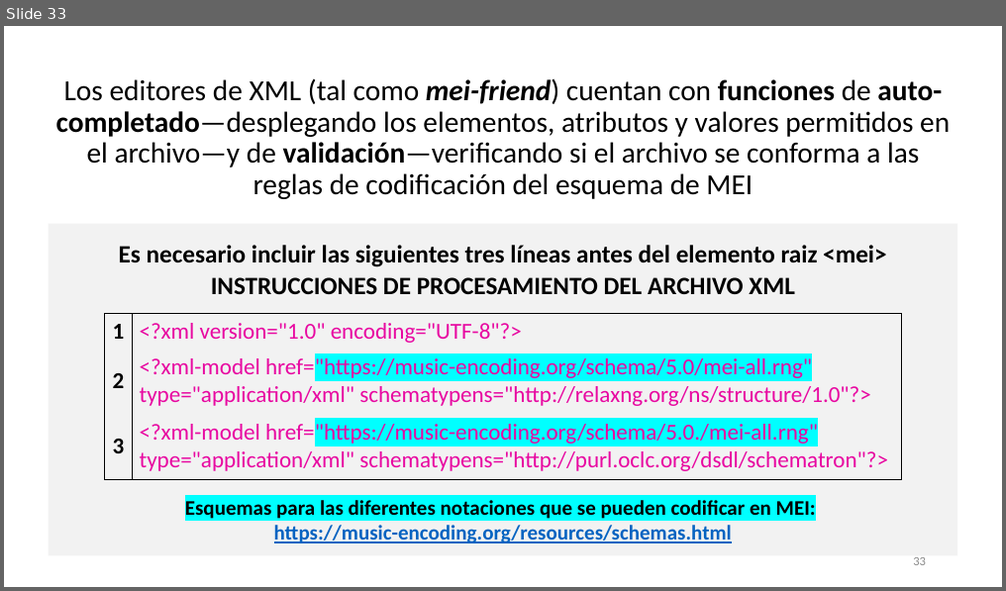
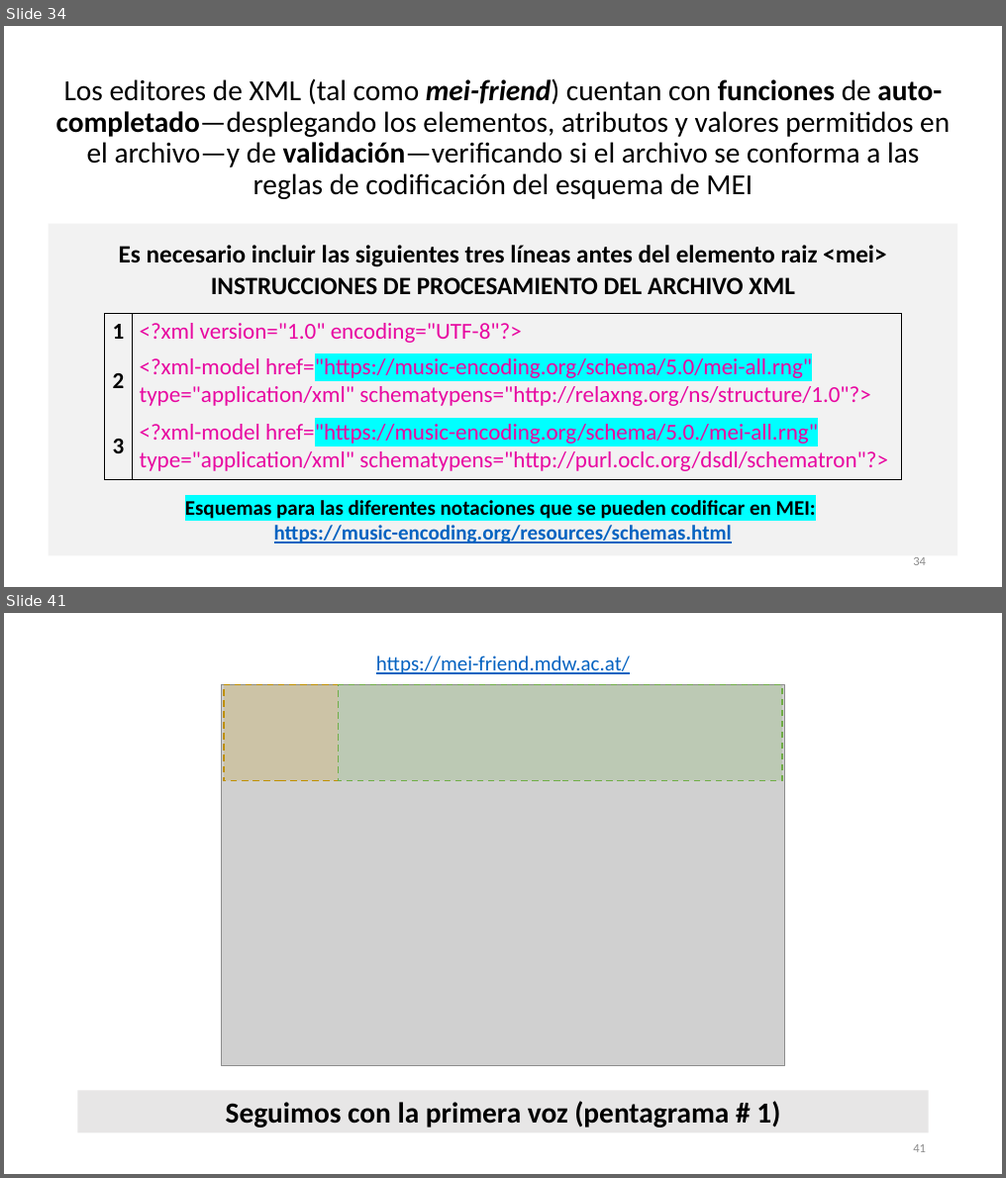
Before and after one commit to martha-thomae/Taller_de_codificacion_en_MEI, a slide deck: Taller_TEI2024_MThomae.pptx. Shown one above the other, each under a label of ours: slide 33 before the commit, slides 34 and 41 after it; the slides between them are not shown. The pictures are 1006x591 and 1006x1178 pixels, drawn with LibreOffice and Linux fonts; fonts in the diff are those of the drawing; grey boxes stand for pictures. Boxes give left, top, right and bottom in pixels: in the first picture for what was removed or moved away, otherwise in the second. Text is boxed around its words. In the diff, an @@ line names an element or a change of style, - is before the commit and + after.

```diff
--- a/Taller_TEI2024_MThomae.pptx
+++ b/Taller_TEI2024_MThomae.pptx
@@ slide 41 added at (4,613,1002,1174), background #FFFFFF @@
@@ text added at (376,656,630,674), 20 pt, text #0563C1, underline @@
+https://mei-friend.mdw.ac.at/
@@ picture added at (221,685,785,1065) @@
@@ rectangle added at (224,685,339,780), fill #BF9000 at 20% opacity, outline #BF9000 1.5 pt dashed @@
@@ rectangle added at (338,685,782,780), fill #70AD47 at 20% opacity, outline #70AD47 1.5 pt dashed @@
@@ rectangle added at (77,1090,929,1134), fill #E7E6E6, 28 pt, text #000000, bold @@
+Seguimos con la primera voz (pentagrama # 1)
@@ page number added at (913,1145,926,1153), 12 pt, text #8C8C8C @@
+41
@@ what was slide 33 is now slide 34 @@
@@ page number at (913,558,926,566): text changed @@
-33
+34
```
Also in this commit, not shown: 7 slides changed, 26 other slides added, 1 slide removed.
